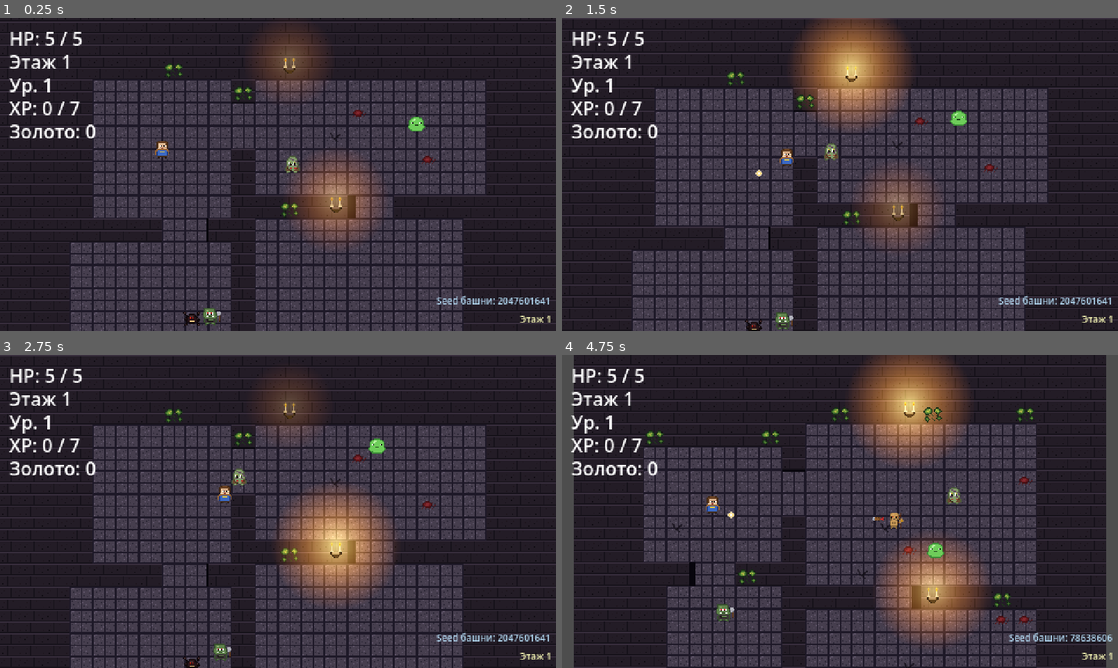
Above: before the commit, frames 1-4 (two rows, left to right).
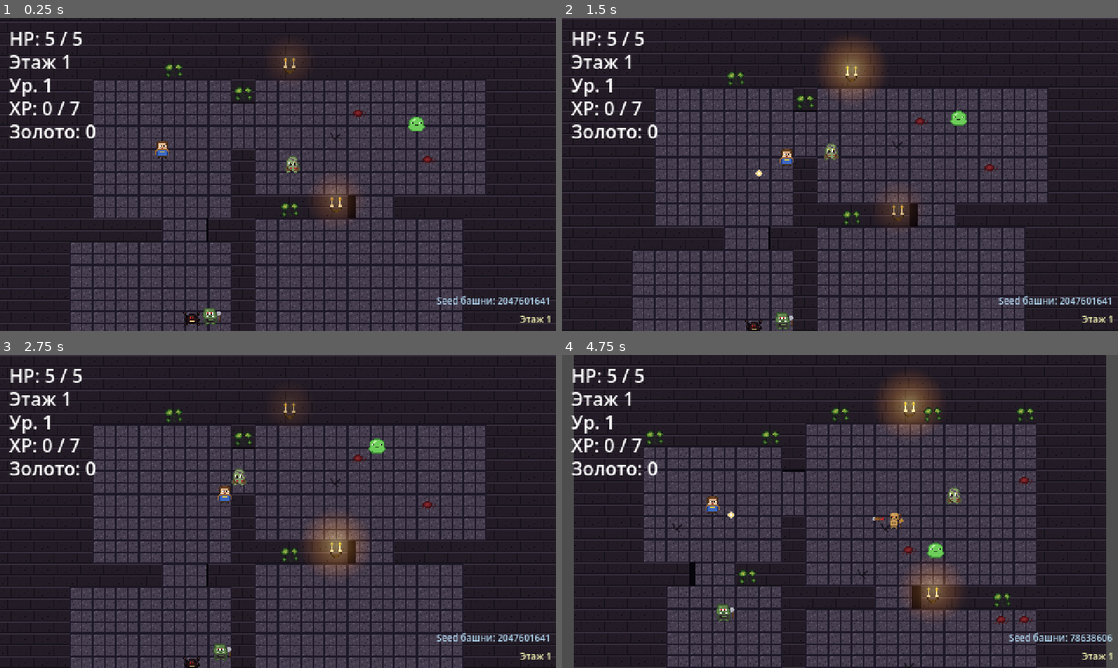
Above: after the commit, the same moments.

Repository: slartus/roguelike-game
Game: Godot game, scene res://scenes/main.tscn
Same seed, same stepped clock (60 frames per second), same inputs: the game is played once before the commit and once after it.
Inputs (mouse positions are in pixels of both pictures, inside the frame that each line leads up to):
- Up to frame 1 (0.25 s): no input
- Up to frame 2 (1.5 s): tap Enter at 0.5 s; move the mouse to (962, 158) at 0.52 s; press the mouse at (962, 158) at 0.53 s; hold D (move_right) 0.53-1.25 s; release the mouse at (962, 158) at 1.25 s; drag from (728, 190) to (812, 237) at 1.27 s
- Up to frame 3 (2.75 s): move the mouse to (333, 442) at 2.02 s; hold D (move_right) from 2.03 s (still down); tap Alt at 2.1 s
- Up to frame 4 (4.75 s): release D (move_right) at 2.75 s; drag from (812, 574) to (673, 464) at 2.77 s; move the mouse to (1006, 558) at 3.52 s; press the mouse at (1006, 558) at 3.53 s; hold A (move_left) 3.53-4.25 s; release the mouse at (1006, 558) at 4.25 s; drag from (673, 464) to (734, 511) at 4.27 s

The runs differ from the first frame. In frame 1, 5.2% of the frame differs, in the area x 46-69%, y 3-72%; in frame 2, 8.1%; in frame 3, 7.3%; in frame 4, 10%, in the area x 52-76%, y 0-92%.

Commit message:
tune(dungeon): dim candle halo and shrink its radius
Пользователь: изначальные значения ореола слишком яркие и большие,
свечение забивало соседние тайлы пола и мешало читать врагов/пикапы.

- HALO_BASE_ALPHA: 0.55 → 0.30 (в 1.8× тусклее)
- HALO_ALPHA_AMPLITUDE: 0.25 → 0.13 (пропорционально базе)
- GradientTexture2D width/height: 96 → 56 (радиус ореола
  сократился с ~2.4 до ~1.4 тайла)

Свечу саму (яркость пламени) не трогаю — пользователь просил
уменьшить именно "свечение", т.е. halo.

Diff:
--- a/scenes/dungeon/candle.gd
+++ b/scenes/dungeon/candle.gd
@@ -14,9 +14,9 @@
 const CANDLE_BASE_COLOR: Color = Color(1.0, 0.95, 0.85)
 const CANDLE_BRIGHTNESS_AMPLITUDE: float = 0.15
 const HALO_BASE_SCALE: Vector2 = Vector2(1.0, 1.0)
-const HALO_BASE_ALPHA: float = 0.55
+const HALO_BASE_ALPHA: float = 0.30
 const HALO_SCALE_AMPLITUDE: float = 0.18
-const HALO_ALPHA_AMPLITUDE: float = 0.25
+const HALO_ALPHA_AMPLITUDE: float = 0.13
 const FLICKER_SLOW_SPEED: float = 3.0
 const FLICKER_JITTER_SPEED: float = 13.0
 const FLICKER_JITTER_WEIGHT: float = 0.35
--- a/scenes/dungeon/candle.tscn
+++ b/scenes/dungeon/candle.tscn
@@ -9,8 +9,8 @@
 
 [sub_resource type="GradientTexture2D" id="GradientTexture2D_halo"]
 gradient = SubResource("Gradient_halo")
-width = 96
-height = 96
+width = 56
+height = 56
 fill = 1
 fill_from = Vector2(0.5, 0.5)
 fill_to = Vector2(1, 0.5)
Not shown, changed: docs/gamedesign/dungeon.md
